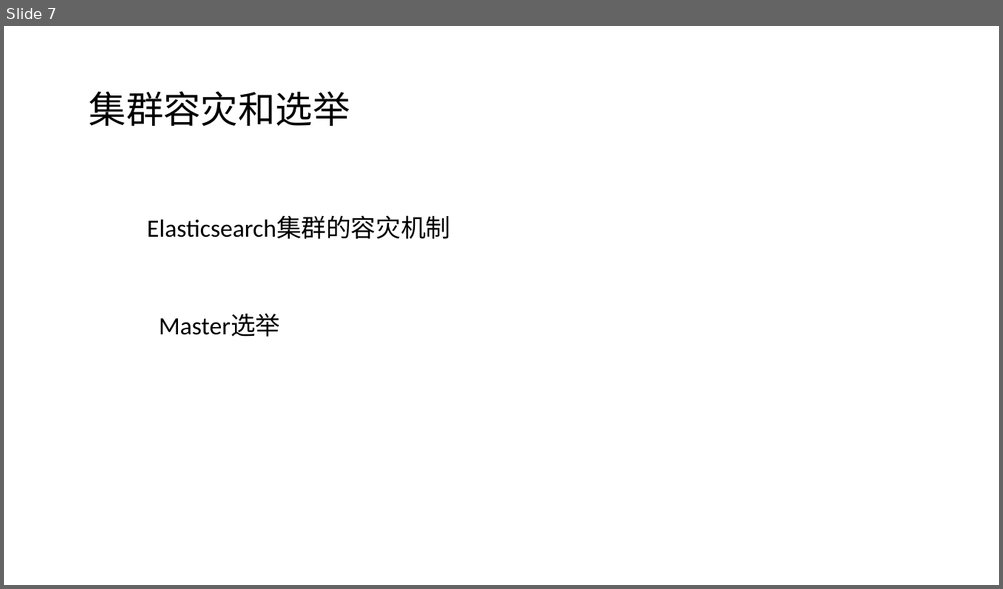
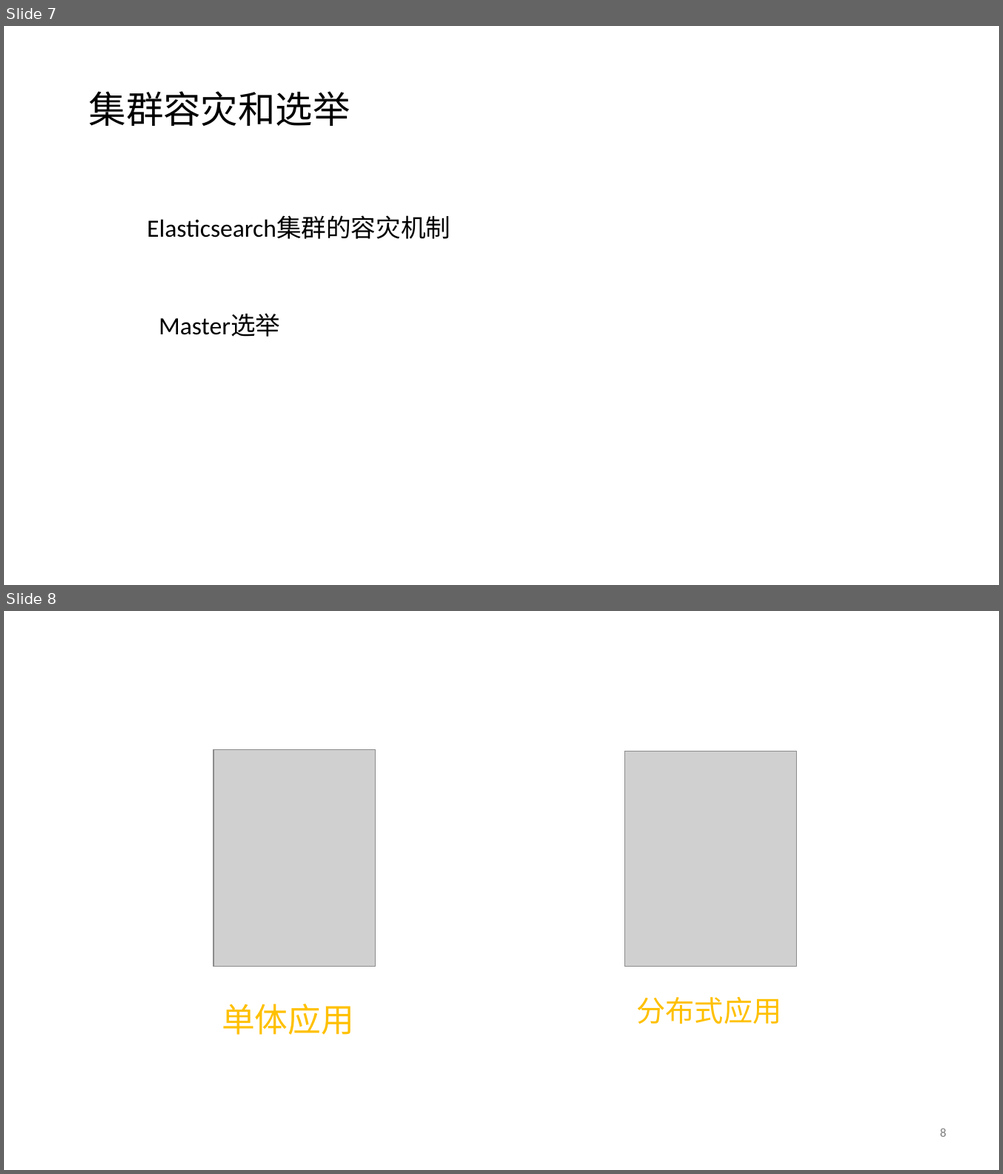
Before and after one commit to ybbstudy/Elastic-Stack, a slide deck: 2 高手进阶篇/02-分布式原理/课件/分布式原理.pptx. Shown one above the other, each under a label of ours: slide 7 before the commit, slides 7 and 8 after it. The pictures are 1003x589 and 1003x1174 pixels, drawn with LibreOffice and Linux fonts; fonts in the diff are those of the drawing; grey boxes stand for pictures. Boxes give left, top, right and bottom in pixels: in the first picture for what was removed or moved away, otherwise in the second. Text is boxed around its words. In the diff, an @@ line names an element or a change of style, - is before the commit and + after.

```diff
--- a/2 高手进阶篇/02-分布式原理/课件/分布式原理.pptx
+++ b/2 高手进阶篇/02-分布式原理/课件/分布式原理.pptx
@@ slide 8 added at (4,611,999,1170), background #FFFFFF @@
@@ picture added at (213,750,375,967) @@
@@ picture added at (625,752,797,967) @@
@@ text added at (222,1004,354,1035), 32 pt, text #FFC000 @@
+单体应用
@@ text added at (637,997,782,1025), 28 pt, text #FFC000 @@
+分布式应用
@@ page number added at (939,1128,945,1137), 12 pt, text #7F7F7F @@
+8
```
Also in this commit, not shown: 4 other files.
